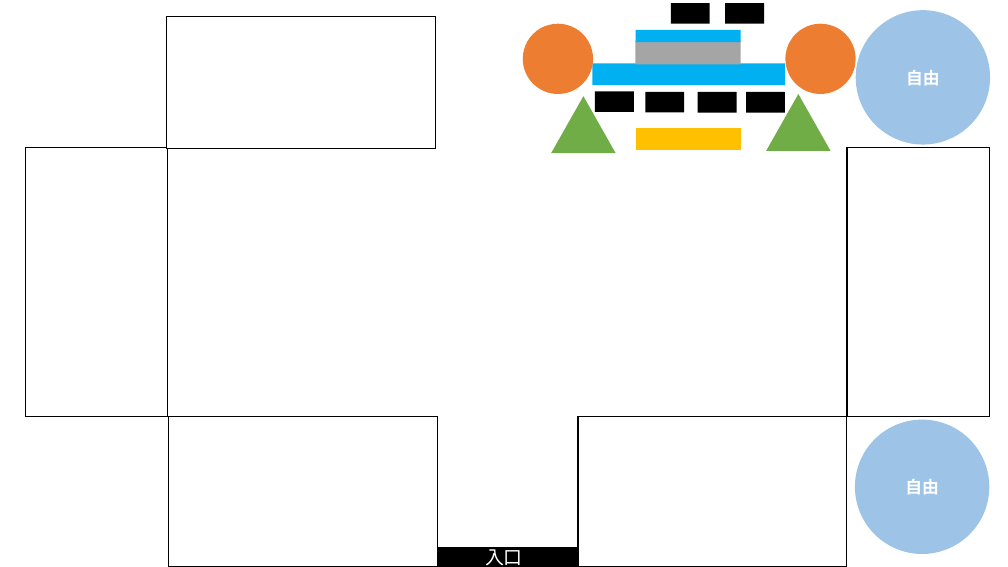
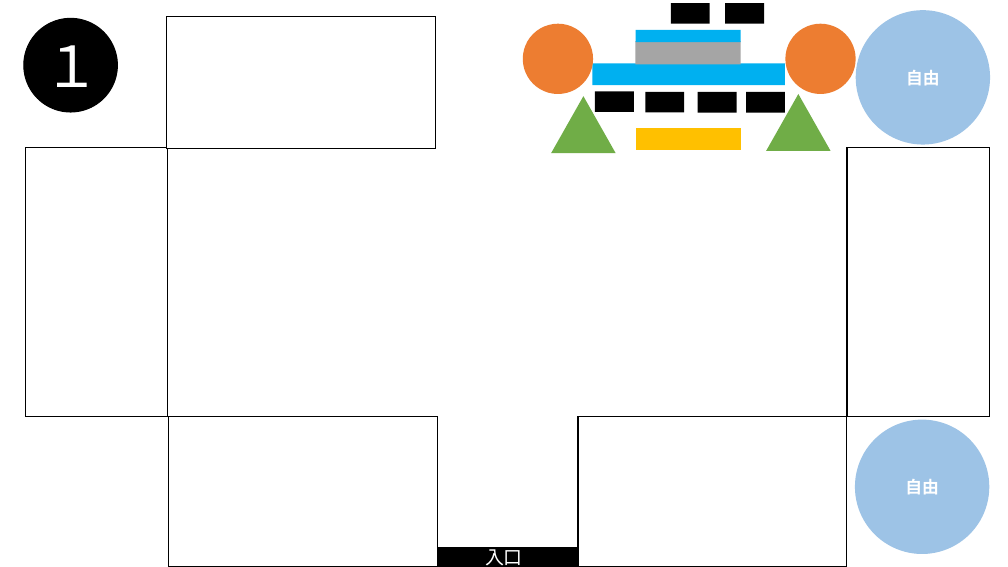
Before and after one commit to Nishin3614/ClimbBuys, a slide deck: slide 2 of ブース設計.pptm. Drawn at 1008x567 pixels with LibreOffice and Linux fonts; fonts in the diff are those of the drawing. Boxes give left, top, right and bottom in pixels: in the first picture for what was removed or moved away, otherwise in the second. Text is boxed around its words. In the diff, an @@ line names an element or a change of style, - is before the commit and + after.

```diff
--- a/ブース設計.pptm
+++ b/ブース設計.pptm
@@ ellipse added at (23,18,117,112), fill #000000, outline #000000 1 pt @@
@@ text added at (44,45,101,87), 54 pt, text #FFFFFF @@
+１
```
Also in this commit, not shown: 3 other slides changed, 2 slides added.
